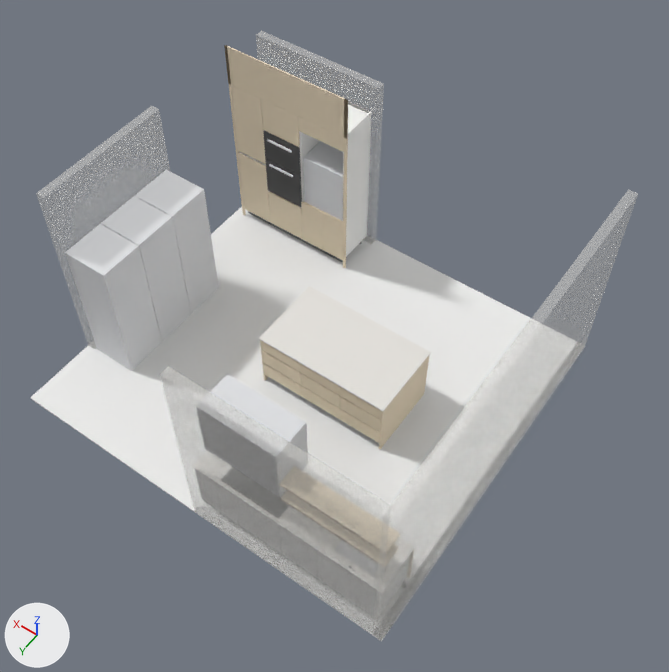
An edit to the glTF model 2025-284-B01-Kjokken-Plan-1/modell.glb, drawn before and after from the same camera.
Both versions are drawn from a 50 mm camera at (-1806.0, 3364.0, 10016.0) aimed at (2198.0, -2242.0, 1208.0). Arrows for +X, +Y and +Z are at lower left; the lights stay in place. The picture after the commit comes second. Vertices at exactly the same position are counted once.

The scene before the commit, as lines of its bpy script (objects in view):
```python
ob_mesh_0 = bpy.data.objects.new('Mesh_0', me_mesh_0)
ob_mesh_0.location = (0.0, 0.0, 0.0)
```
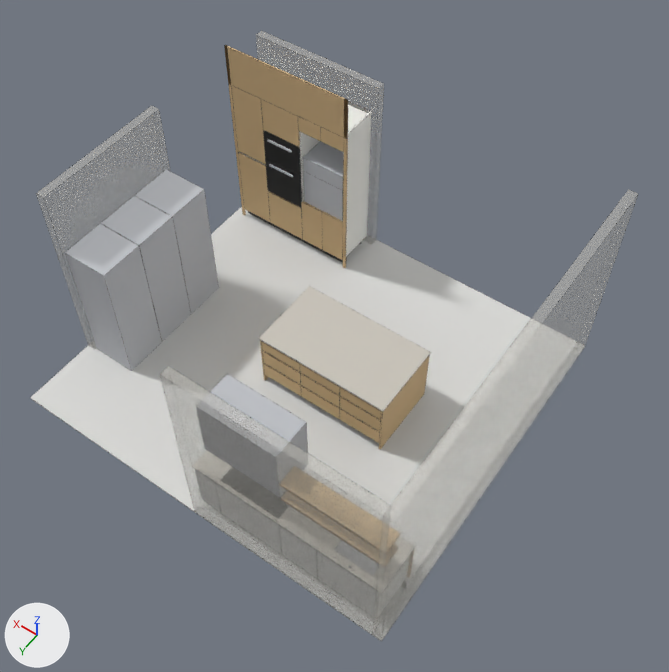
What differs and where, as boxes (x1, y1, x2, y2) in the pictures (669 x 672 px):
'Mesh_0', recoloured, reshaped: before (31, 31, 638, 641); after (30, 30, 638, 642)
part 1 of me_mesh_0, added (mostly hidden): after (30, 30, 638, 642)

What changed in the scene script:
```text
Change mat_material_003:
    mat_material_003.base_color: (0.08, 0.08, 0.08) -> (0.00719, 0.00719, 0.00719)  # dark grey #505050 -> black #141414
Change mat_front:
    mat_front.base_color: (0.82, 0.7, 0.52) -> (0.638, 0.448, 0.233)  # beige #eadabf -> brown #d1b385
Change mat_material_007:
    mat_material_007.base_color: (0.82, 0.7, 0.52) -> (0.638, 0.448, 0.233)  # beige #eadabf -> brown #d1b385
Change mat_material_009:
    mat_material_009.base_color: (0.8, 0.78, 0.74) -> (0.604, 0.57, 0.507)  # white #e7e5df -> light grey #ccc7bd
Change mat_material_010:
    mat_material_010.base_color: (0.75, 0.76, 0.78) -> (0.523, 0.538, 0.57)  # white #e1e2e5 -> light grey #bfc2c7
Change mat_vegg:
    mat_vegg.base_color: (0.86, 0.85, 0.82) -> (0.711, 0.692, 0.638)  # white #efedea -> light grey #dbd9d1
Change mat_gulv:
    mat_gulv.base_color: (0.86, 0.86, 0.85) -> (0.711, 0.711, 0.692)  # white #efefed -> light grey #dbdbd9
Add mat_kantlinjer:
    mat_kantlinjer = bpy.data.materials.new('kantlinjer')
    # nodes: BsdfTransparent, Emission, LightPath, MixShader, OutputMaterial
    # colours: black #292b29
Change me_mesh_0:
    used by ob_mesh_0; location = (0.0, 0.0, 0.0)
    remove me_mesh_0.from_pydata(...)  # 4308 vertices, 7624 faces; spans x -120.0..5375.0, y -4853.0..120.0, z -20.0..2984.0
    add me_mesh_0.from_pydata(...)  # 48882 vertices, 53544 faces; spans x -122.0..5377.0, y -4855.0..122.0, z -22.0..2986.0
    me_mesh_0 part 1: 44574 vertices added at x -122.0..5377.0, y -4855.0..122.0, z -22.0..2986.0
    add me_mesh_0.materials.append(mat_kantlinjer)
```
